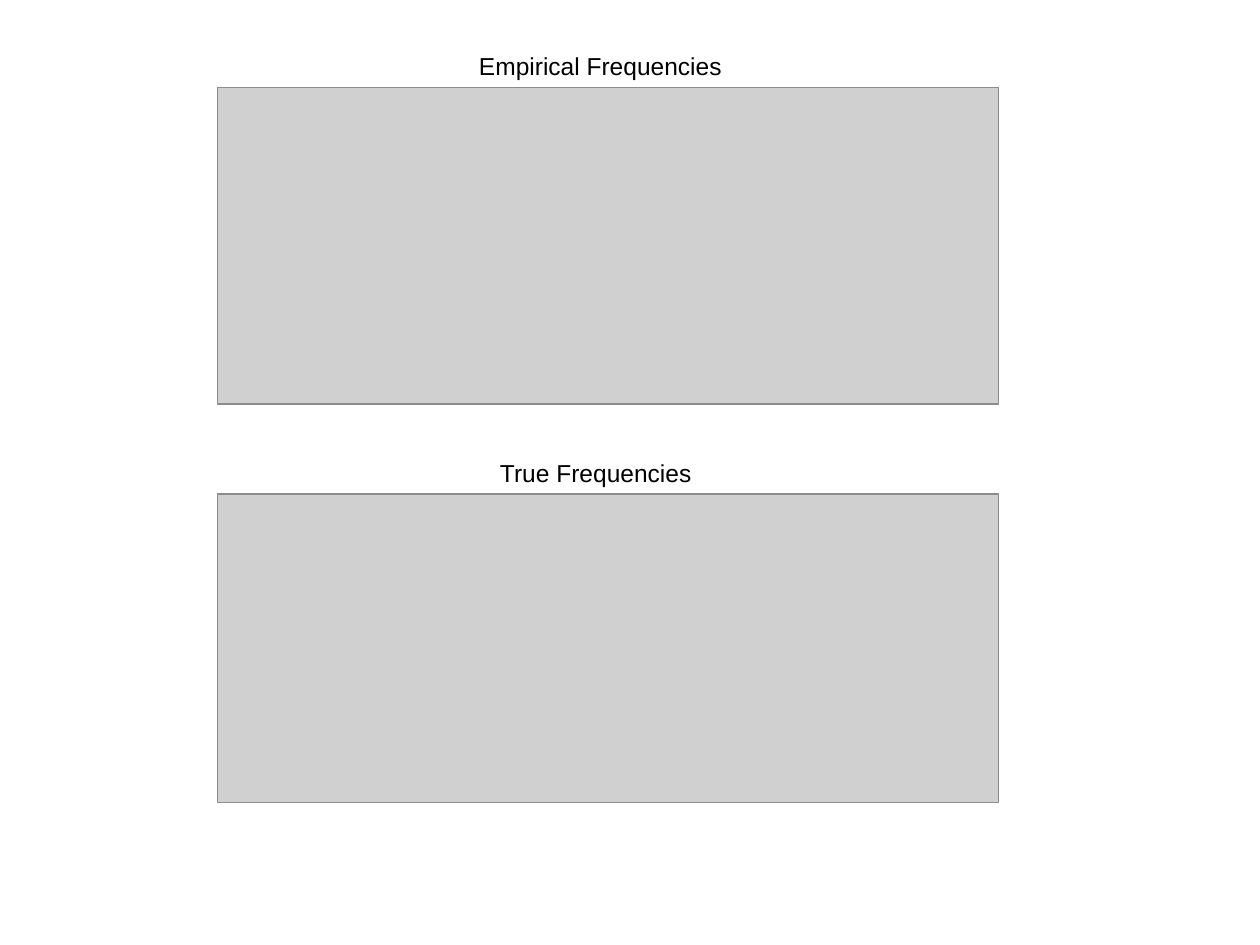
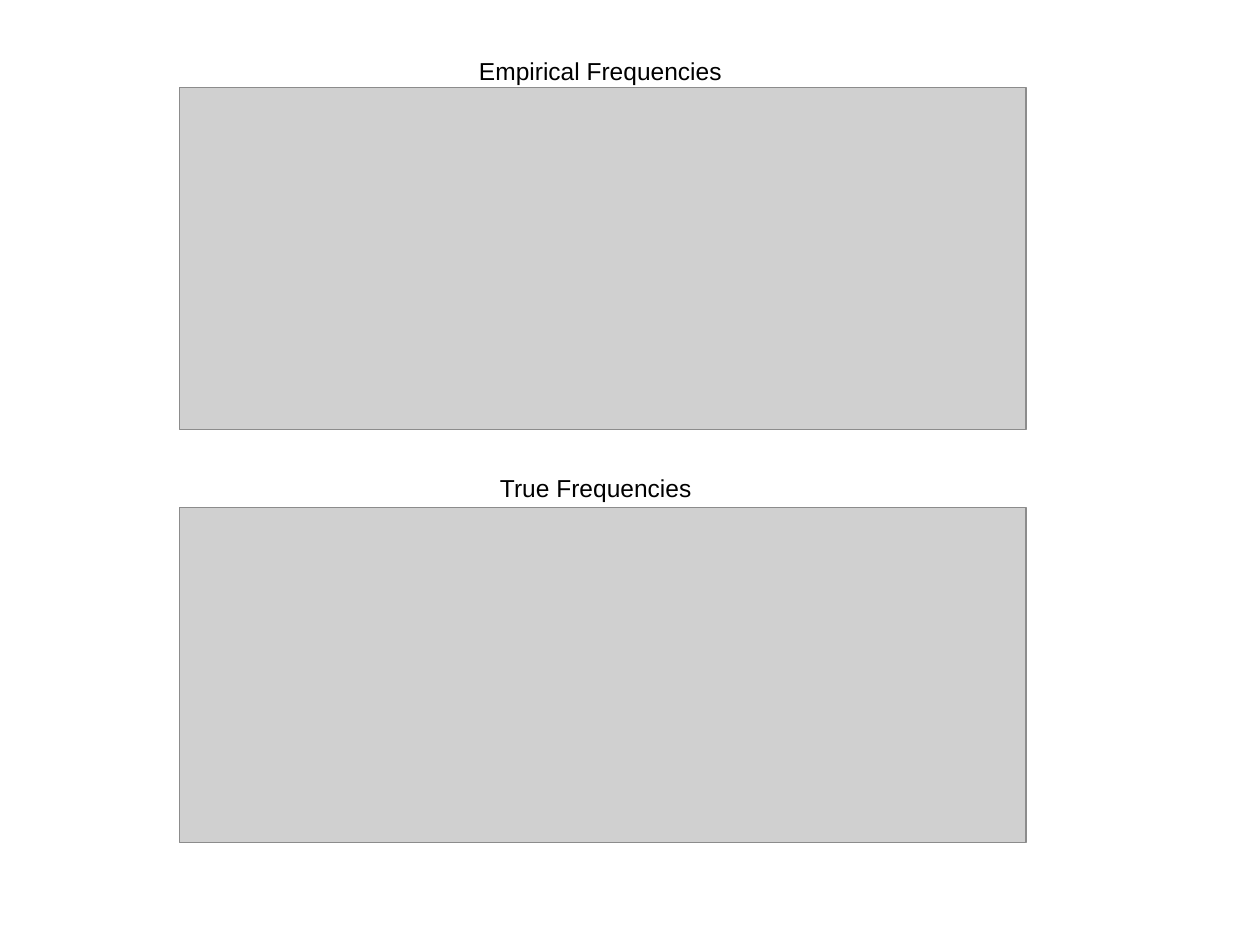
Before and after one commit to clauswilke/Omega_MutSel, a slide deck: slide 2 of Manuscript/figures/MainText/figures.pptx. Drawn at 1260x945 pixels with LibreOffice and Linux fonts; fonts in the diff are those of the drawing; grey boxes stand for pictures. Boxes give left, top, right and bottom in pixels: in the first picture for what was removed or moved away, otherwise in the second. Text is boxed around its words. In the diff, an @@ line names an element or a change of style, - is before the commit and + after.

```diff
--- a/Manuscript/figures/MainText/figures.pptx
+++ b/Manuscript/figures/MainText/figures.pptx
@@ text "Empirical Frequencies": place and size @@
-text "Empirical Frequencies" at <box>479,57,722,80</box>
+text "Empirical Frequencies" at <box>479,62,722,85</box>
@@ picture: place and size @@
-picture at <box>218,87,999,403</box>
+picture at <box>179,87,1026,430</box>
@@ text "True Frequencies": place and size @@
-text "True Frequencies" at <box>500,464,691,487</box>
+text "True Frequencies" at <box>500,479,691,502</box>
@@ picture: place and size @@
-picture at <box>218,494,999,803</box>
+picture at <box>179,508,1026,843</box>
```
Also in this commit, not shown: 1 other slide changed, 11 other files.
